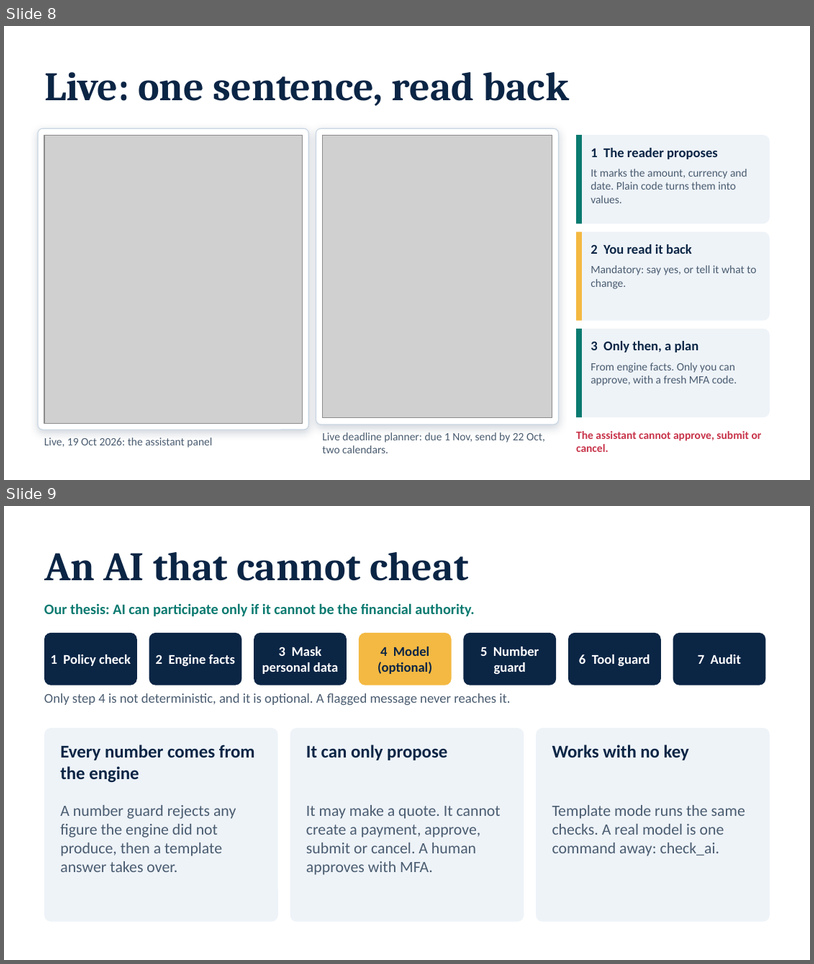
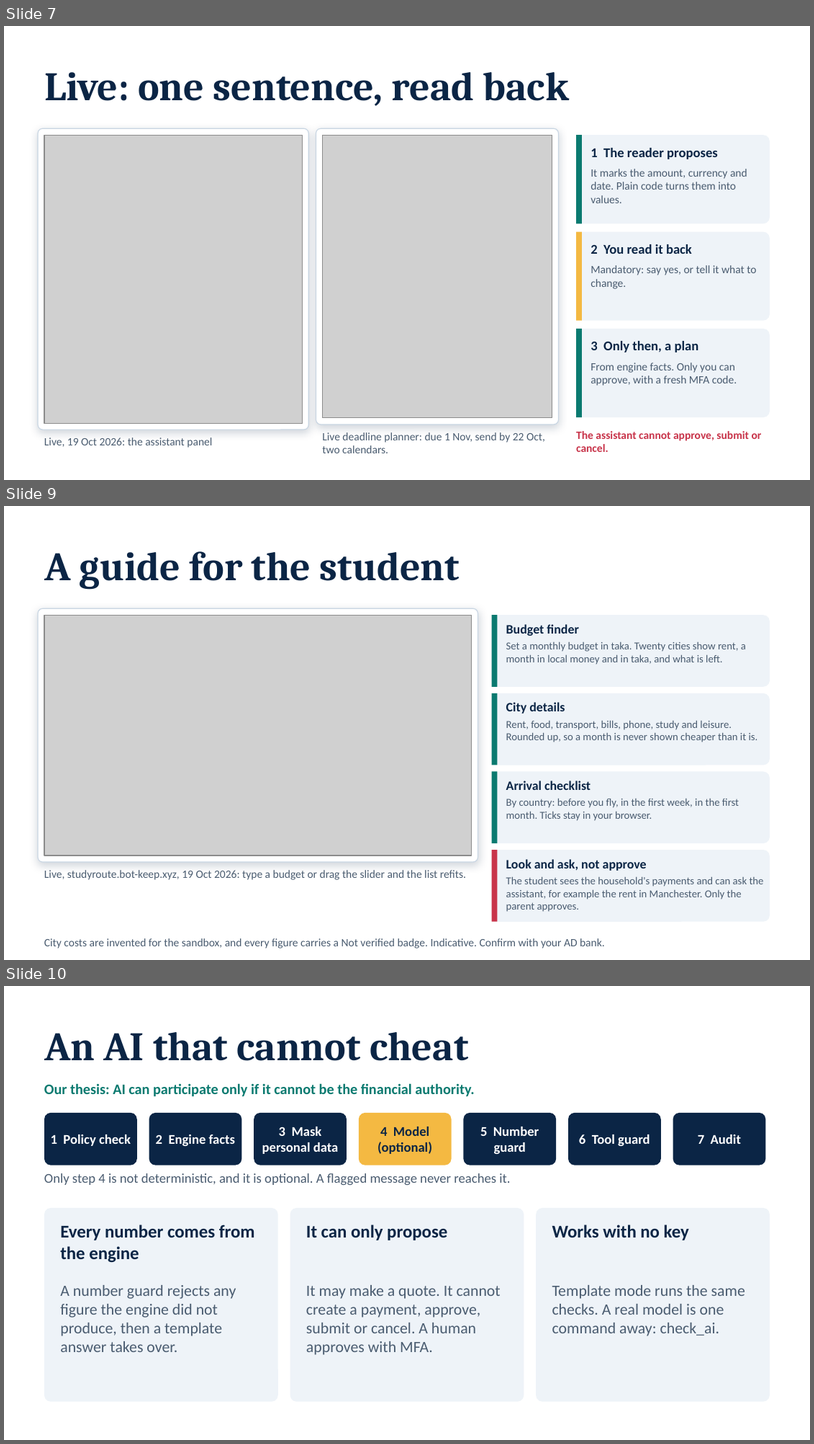
Before and after one commit to NoobCrow/StudyRoute, a slide deck: submission/StudyRoute_Deck.pptx. Shown one above the other, each under a label of ours: slides 8 and 9 before the commit, slides 7, 9 and 10 after it; the slides between them are not shown. The pictures are 814x964 and 814x1444 pixels, drawn with LibreOffice and Linux fonts; fonts in the diff are those of the drawing; grey boxes stand for pictures. Boxes give left, top, right and bottom in pixels: in the first picture for what was removed or moved away, otherwise in the second. Text is boxed around its words. In the diff, an @@ line names an element or a change of style, - is before the commit and + after.

```diff
--- a/submission/StudyRoute_Deck.pptx
+++ b/submission/StudyRoute_Deck.pptx
@@ slide 9 added at [4,506,810,960], background #FFFFFF @@
@@ title added at [44,551,460,590], 36 pt, text #0B2545, bold @@
+A guide for the student
@@ rounded rectangle added at [38,608,478,862], fill #FFFFFF, outline #C9D6E3 0.75 pt @@
@@ picture added at [44,615,472,855] @@
@@ rounded rectangle added at [492,615,770,687], fill #EEF3F8 @@
@@ rectangle added at [492,615,497,687], fill #0B7A70 @@
@@ text added at [507,624,579,636], 11.5 pt, text #0B2545, bold @@
+Budget finder
@@ text added at [507,641,746,664], 9.5 pt, text #4A5C70 @@
+Set a monthly budget in taka. Twenty cities show rent, a month in local money and in taka, and what is left.
@@ rounded rectangle added at [492,693,770,765], fill #EEF3F8 @@
@@ rectangle added at [492,693,497,765], fill #0B7A70 @@
@@ text added at [507,702,565,713], 11.5 pt, text #0B2545, bold @@
+City details
@@ text added at [507,720,759,742], 9.5 pt, text #4A5C70 @@
+Rent, food, transport, bills, phone, study and leisure. Rounded up, so a month is never shown cheaper than it is.
@@ rounded rectangle added at [492,771,770,843], fill #EEF3F8 @@
@@ rectangle added at [492,771,497,843], fill #0B7A70 @@
@@ text added at [507,780,591,790], 11.5 pt, text #0B2545, bold @@
+Arrival checklist
@@ text added at [507,798,739,821], 9.5 pt, text #4A5C70 @@
+By country: before you fly, in the first week, in the first month. Ticks stay in your browser.
@@ rounded rectangle added at [492,849,770,921], fill #EEF3F8 @@
@@ rectangle added at [492,849,497,921], fill #C8344A @@
@@ text added at [44,870,466,880], 10 pt, text #4A5C70 @@
+Live, studyroute.bot-keep.xyz, 19 Oct 2026: type a budget or drag the slider and the list refits.
@@ text added at [507,859,647,870], 11.5 pt, text #0B2545, bold @@
+Look and ask, not approve
@@ text added at [507,876,764,911], 9.5 pt, text #4A5C70 @@
+The student sees the household's payments and can ask the assistant, for example the rent in Manchester. Only the parent approves.
@@ text added at [44,938,605,948], 10 pt, text #4A5C70 @@
+City costs are invented for the sandbox, and every figure carries a Not verified badge. Indicative. Confirm with your AD bank.
@@ what was slide 8 is now slide 7 @@
@@ what was slide 9 is now slide 10 @@
```
Also in this commit, not shown: 2 slides changed, 1 other slide added, 2 slides removed, 7 other files.
